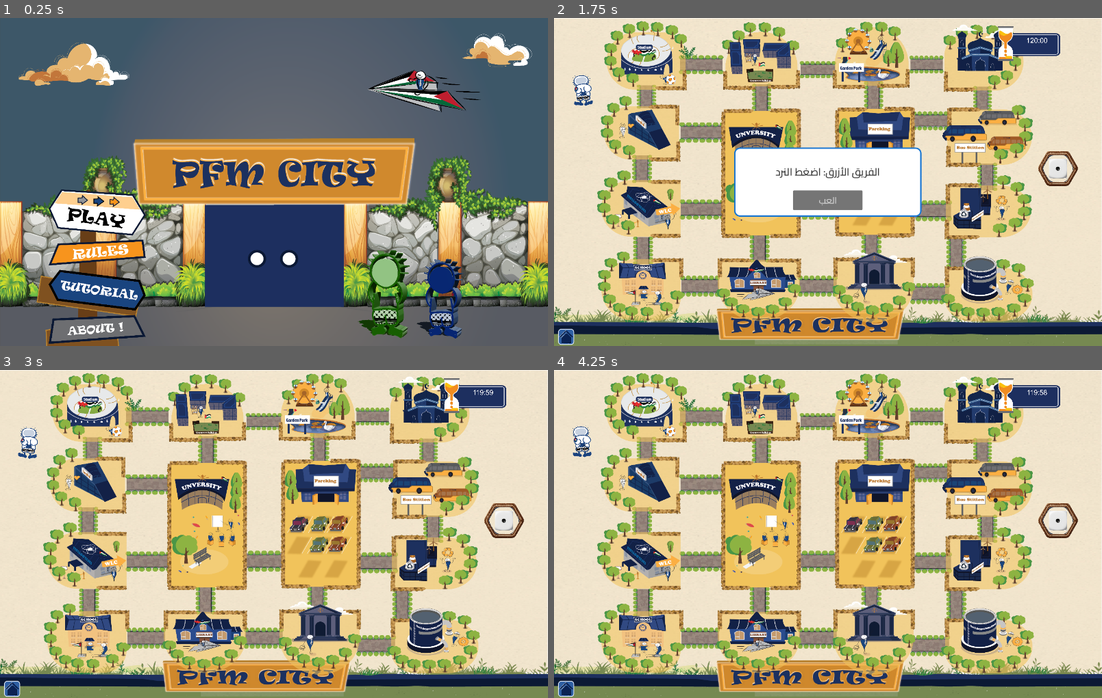
Above: before the commit, frames 1-4 (two rows, left to right).
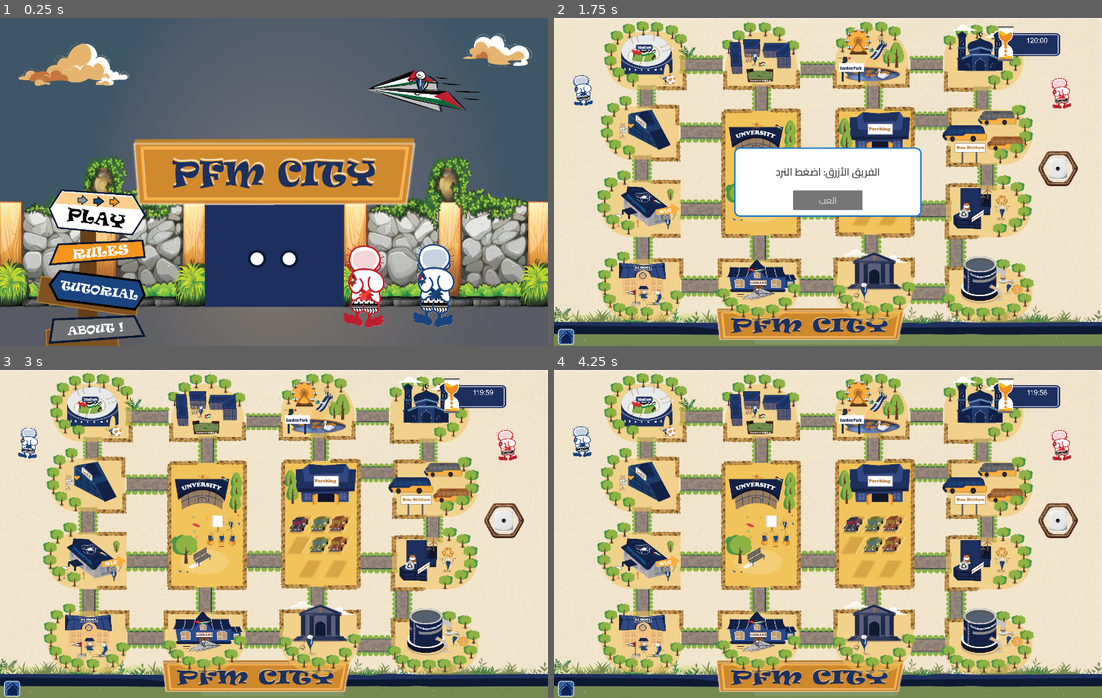
Above: after the commit, the same moments.

Repository: Ahmad-slh/pmf-city-origin
Game: Godot game, scene res://scenes/MainMenu.tscn
Two runs of this game, one before a commit and one after it. Both use one fixed random seed, a clock stepped at 60 frames per second and the inputs below.
Inputs (mouse positions are in pixels of both pictures, inside the frame that each line leads up to):
- Up to frame 1 (0.25 s): no input
- Up to frame 2 (1.75 s): click (652, 211) at 0.5 s; click (652, 211) at 1.25 s
- Up to frame 3 (3 s): click (274, 534) at 2.02 s; tap Enter at 2.75 s; drag from (87, 402) to (317, 399) at 2.77 s
- Up to frame 4 (4.25 s): drag from (762, 402) to (986, 406) at 3.52 s

The runs differ from the first frame. In frame 1, 4.2% of the frame differs, in the area x 62-85%, y 67-98%; in frame 2, 0.2%; in frame 3, 0.2%; in frame 4, 0.2%.

Commit message:
Show red player on right and both teams on startup

Diff:
--- a/scenes/MainMenu.tscn
+++ b/scenes/MainMenu.tscn
@@ -9,8 +9,8 @@
 [ext_resource type="Texture2D" path="res://assets/images/الصفحة الرئيسية/محتويات الصفحة الرئيسية-08.png" id="7_cloud_big"]
 [ext_resource type="Texture2D" path="res://assets/images/الصفحة الرئيسية/محتويات الصفحة الرئيسية-09.png" id="8_cloud_small"]
 [ext_resource type="Texture2D" path="res://assets/images/الصفحة الرئيسية/محتويات الصفحة الرئيسية-01.png" id="9_airplane"]
-[ext_resource type="Texture2D" path="res://assets/images/الصفحة الرئيسية/حنظلة - الفريق الأخضر.png" id="10_char_red"]
-[ext_resource type="Texture2D" path="res://assets/images/الصفحة الرئيسية/حنظلة - الفريق الازرق.png" id="11_char_blue"]
+[ext_resource type="Texture2D" path="res://assets/images/player/2.png" id="10_char_red"]
+[ext_resource type="Texture2D" path="res://assets/images/player/1.png" id="11_char_blue"]
 [ext_resource type="Texture2D" path="res://assets/images/الصفحة الرئيسية/sign_play.png" id="12_sign_play"]
 [ext_resource type="Texture2D" path="res://assets/images/الصفحة الرئيسية/sign_rules.png" id="13_sign_rules"]
 [ext_resource type="Texture2D" path="res://assets/images/الصفحة الرئيسية/sign_tutorial.png" id="14_sign_tutorial"]
@@ -194,26 +194,26 @@
 [node name="CharacterRed" type="TextureRect" parent="."]
 layout_mode = 0
 offset_left = 968.6
-offset_top = 644.2
-offset_right = 1268.8
-offset_bottom = 944.4
-pivot_offset = Vector2(136.2, 280.8)
+offset_top = 630.0
+offset_right = 1128.6
+offset_bottom = 900.0
+pivot_offset = Vector2(80, 270)
 mouse_filter = 2
 texture = ExtResource("10_char_red")
 expand_mode = 1
-stretch_mode = 0
+stretch_mode = 5
 
 [node name="CharacterBlue" type="TextureRect" parent="."]
 layout_mode = 0
-offset_left = 1086.1
-offset_top = 628.6
-offset_right = 1448.9
-offset_bottom = 991.4
-pivot_offset = Vector2(181.4, 296.4)
+offset_left = 1170.0
+offset_top = 630.0
+offset_right = 1330.0
+offset_bottom = 900.0
+pivot_offset = Vector2(80, 270)
 mouse_filter = 2
 texture = ExtResource("11_char_blue")
 expand_mode = 1
-stretch_mode = 0
+stretch_mode = 5
 
 [node name="RulesPopup" type="Panel" parent="."]
 visible = false
--- a/scenes/board.tscn
+++ b/scenes/board.tscn
@@ -1079,10 +1079,10 @@
 position = Vector2(-6, -1)
 
 [node name="CollisionShape2D" parent="Players/Player_Green/Area2D2" index="0" unique_id=414697197]
-disabled = true
+disabled = false
 
 [node name="Area2D" parent="Players/Player_Green/Area2D2" index="1" unique_id=1996686211]
-visible = false
+visible = true
 texture = ExtResource("21_os6cd")
 metadata/_edit_group_ = true
 
